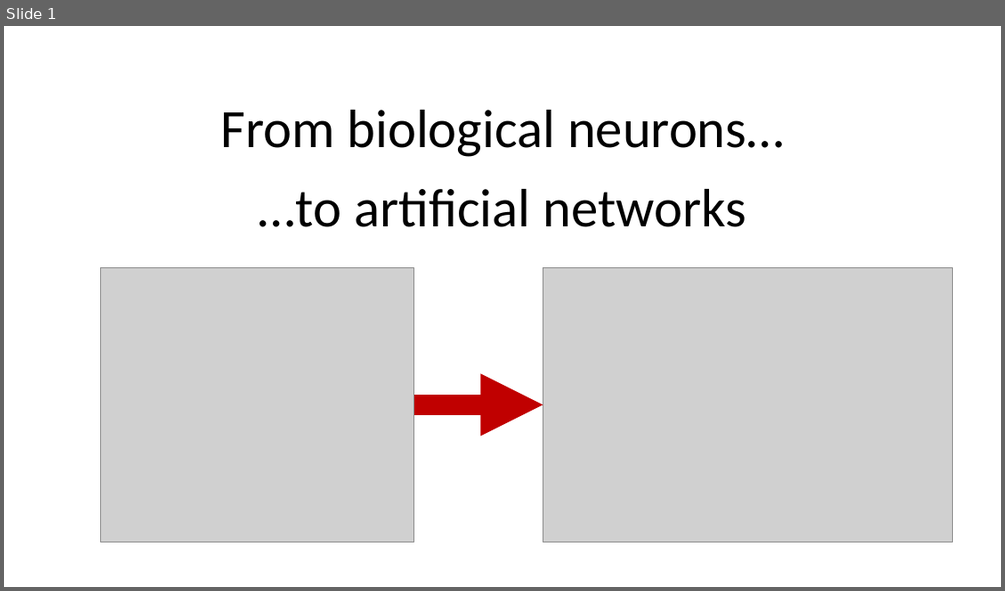
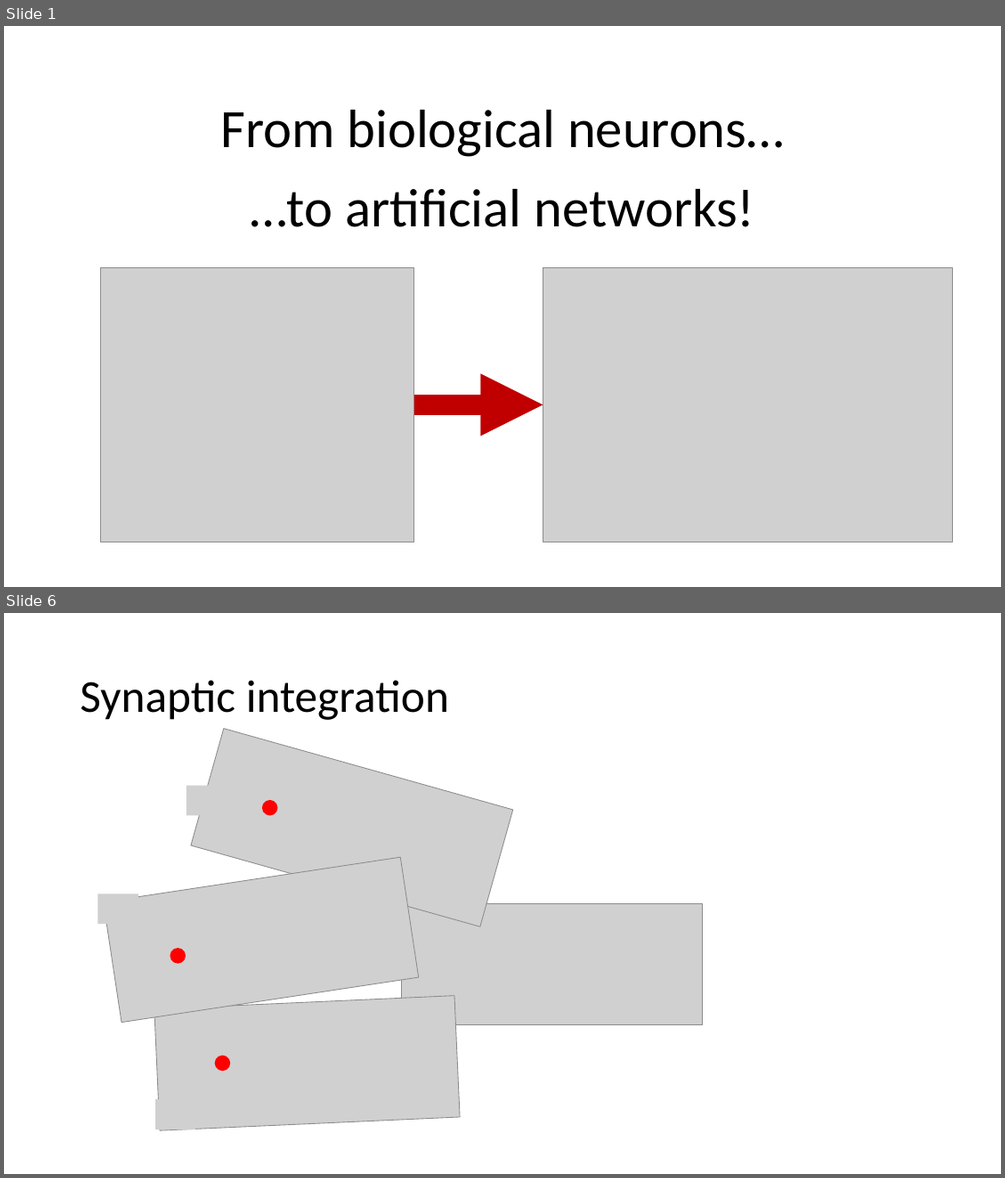
Before and after one commit to PRF-Development/DataAnalysisExtras, a slide deck: FromBiologyToComputers.pptx. Shown one above the other, each under a label of ours: slide 1 before the commit, slides 1 and 6 after it; the slides between them are not shown. The pictures are 1005x591 and 1005x1178 pixels, drawn with LibreOffice and Linux fonts; fonts in the diff are those of the drawing; grey boxes stand for pictures. Boxes give left, top, right and bottom in pixels: in the first picture for what was removed or moved away, otherwise in the second. Text is boxed around its words. In the diff, an @@ line names an element or a change of style, - is before the commit and + after.

```diff
--- a/FromBiologyToComputers.pptx
+++ b/FromBiologyToComputers.pptx
@@ slide 6 added at (x1=4, y1=613, x2=1001, y2=1174), background #FFFFFF @@
@@ title added at (x1=80, y1=680, x2=449, y2=720), 44 pt, text #000000 @@
+Synaptic integration
@@ picture added at (x1=186, y1=785, x2=226, y2=815) @@
@@ ellipse added at (x1=262, y1=800, x2=278, y2=816), fill #FF0000 @@
@@ group added at (x1=104, y1=729, x2=703, y2=1130): 4 pictures @@
@@ picture added at (x1=98, y1=893, x2=138, y2=924) @@
@@ picture added at (x1=513, y1=920, x2=554, y2=950) @@
@@ ellipse added at (x1=170, y1=948, x2=186, y2=964), fill #FF0000 @@
@@ ellipse added at (x1=215, y1=1055, x2=231, y2=1070), fill #FF0000 @@
@@ picture added at (x1=155, y1=1099, x2=195, y2=1129) @@
@@ slide 1 changed as well @@
@@ subtitle at (x1=250, y1=189, x2=754, y2=227): text changed @@
-…to artificial networks
+…to artificial networks!
```
Also in this commit, not shown: 5 other slides added.
